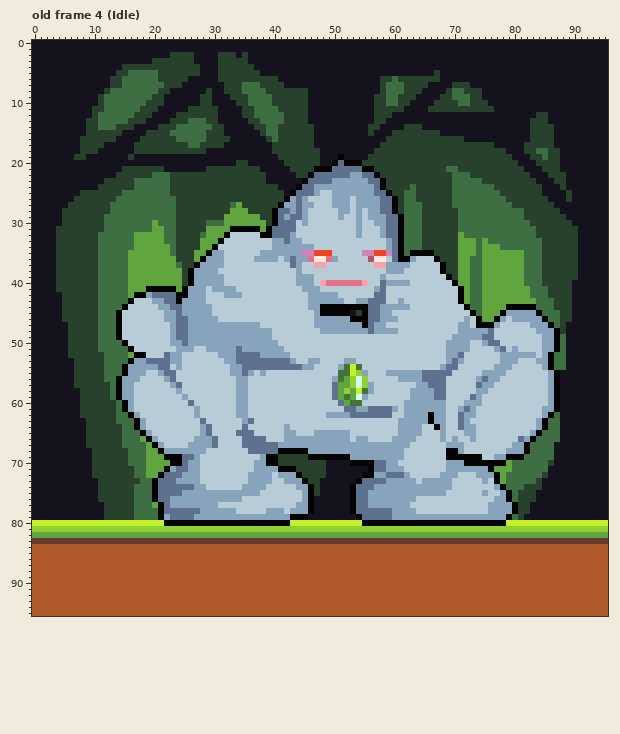
File history of a pixel-art file, ResourceFiles/NewDots/Enemy/BOSS/ROCKMAN_anim.aseprite. Above: the version before the commit.
96x96 pixels, 8 frames. Shown: old frame 4 (Idle). The commit also changed other frames, which this record leaves out.
And afterwards:
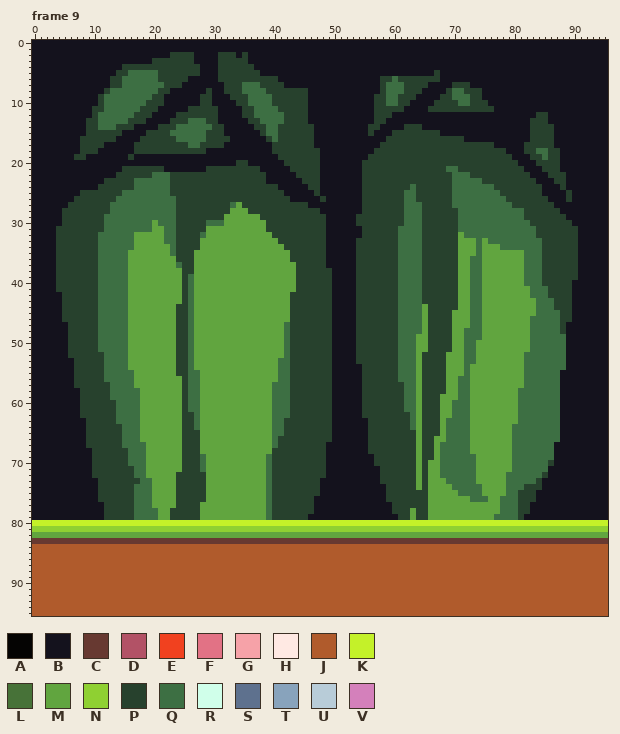
Palette (. is transparent): A #050403  B #14121d  C #673931  D #b25266  E #f1411f  F #e27285  G #f6a2a8  H #ffe9e3  J #b05b2c  K #c4f129  L #477238  M #61a53f  N #8fd032  P #27412d  Q #3d6f43  R #d0ffea  S #5e718e  T #88a3bc  U #b8ccd8  V #d480bb
A new or re-ordered frame is compared with the old frame closest to it.
Changes in this commit:
frames 8 -> 19
Changed rows in their new state; - is an unchanged pixel.
Frame 9 is new; against old frame 4 (Idle):
first column x 14:
19 -------------------------------------B------------------------------------
20 ------------------------------------BBBBB---------------------------------
21 ---------------------------------PBBBBBBBPP-------------------------------
22 --------------------------------PPBBBBBBBPPP------------------------------
23 -------------------------------PPPBBBBBBBPPPP-----------------------------
24 ------------------------------BBPPBBBBBBBPPPP-----------------------------
25 -----------------------------BBBBPBBBBBBBPPPPP----------------------------
26 ----------------------------PBBBBBPBBBBBBPPPPPP---------------------------
27 ---------------------------PPPPPBBBBBBBBBPPPPPP---------------------------
28 --------------------------PPPPPPPPBBBBBBBPPPPPP---------------------------
29 --------------------------PPPPPPPPPBBBBBPPPPPPPP--------------------------
30 --------------------------PPPPPPPPPBBBBBPPPPPPPP--------------------------
31 -------------------MMMMM-PPPPPPPPPPBBBBBBPPPPPPQ--------------------------
32 ------------------MMMMMMMMPPPPPPPPPBBBBBBPPPPPPQ--------------------------
33 -----------------MMMMMMMMMMPPPPPPPPBBBBBPPPPPPPQ--------------------------
34 ----------------MMMMMMMMMMMMPPPPPPPBBBBBPPPPPPPQ--------------------------
35 ---------------MMMMMMMMMMMMMMPPPPPPBBBBBPPPPPPPQ-QQPP---------------------
36 --------------MMMMMMMMMMMMMMMPPPPPPBBBBBPPPPPPPQQQQPPP--------------------
37 -------------MMMMMMMMMMMMMMMMMPPPPPBBBBBPPPPPPPQQQQPPPP-------------------
38 ------------PMMMMMMMMMMMMMMMMMPPPPPPBBBBPPPPPPPQQQQPPPP-------------------
39 ------------QMMMMMMMMMMMMMMMMMPPPPPPBBBBPPPPPPPQQQQPPPPP------------------
40 ------------QMMMMMMMMMMMMMMMMMPPPPPPBBBBPPPPPPPQQQQPPPPPP-----------------
41 -----MMMMM-PQMMMMMMMMMMMMMMMMMPPPPPPBBBBPPPPPPPQQQQPPPPPPM----------------
42 ---MMMMMMMMPQMMMMMMMMMMMMMMMMPPPPPPPBBBBPPPPPPPQQQQPPPPPPM----------------
43 --MMMMMMMMMPQMMMMMMMMMMMMMMMMPPPPPPPBBBBPPPPPPPQQQQPPPPPPM----------------
44 -QMMMMMMMMPPQMMMMMMMMMMMMMMMMPPPPPPPBBBBPPPPPPPQQQQMPPPPPMM------MMMMM----
45 QQMMMMMMMMPPQMMMMMMMMMMMMMMMMPPPPPPPBBB--PPPPPPQQQQMPPPPMMMQ----MMMMMMQ---
46 QQMMMMMMMMPPQMMMMMMMMMMMMMMMMPPPPPPPBBBBPPPPPPPQQQQMPPPPMMMQQ--MMMMMMQQQ--
47 QQMMMMMMMMPPQMMMMMMMMMMMMMMMQPPPPPPPBBBBPPPPPPPQQQQMPPPPMMMQQMMMMMMMMQQQQ-
48 QQMMMMMMMMPPQMMMMMMMMMMMMMMMQPPPPPPPBBBBPPPPPPPQQQQMPPPPMMQQQMMMMMMMMQQQQQ
49 QQMMMMMMMMPPQMMMMMMMMMMMMMMMQPPPPPPPBBBBPPPPPPPQQQMMPPPPMMQQQMMMMMMMMQQQQQ
50 -QMMMMMMMMPPQMMMMMMMMMMMMMMMQPPPPPPPBBBBPPPPPPPQQQMMPPPPMMQQMMMMMMMMMQQQQQ
51 --MMMMMMMMPPQMMMMMMMMMMMMMMMQPPPPPPPBBBBPPPPPPPQQQMMPPPPMMQQMMMMMMMMMQQQQQ
52 ---MMMMMMMPPQMMMMMMMMMMMMMMMQPPPPPPPBBBBPPPPPPPQQQMPPPPMMMQQMMMMMMMMQQQQQ-
53 --MMMMMMMMPPQMMMMMMMMMMMMMMQQPPPPPPPBBBBPPPPPPPQQQMPPPPMMMQQMMMMMMMMQQQQQ-
54 -QMMMMMMMMPPQMMMMMMMMMMMMMMQQPPPPPPPBBBBBPPPPPPQQQMPPPPMMMQMMMMMMMMMQQQQQ-
55 -QQMMMMMMMPPQQMMMMMMMMMMMMMQQPPPPPPPBBBBBPPPPPPQQQMPPPPMMMQMMMMMMMMMQQQQQQ
56 QQQMMMMMMMMPQQMMMMMMMMMMMMMQQPPPPPPPBBBBBPPPPPPQQQMPPPPMMQQMMMMMMMMMQQQQQQ
57 QQQMMMMMMMMPQQMMMMMMMMMMMMQQQPPPPPPPBBBBBPPPPPPPQQMPPPPMMQQMMMMMMMMMQQQQQQ
58 QQQQMMMMMMMPQQMMMMMMMMMMMMQQQPPPPPPPBBBBBPPPPPPPQQMPPPPMMQQMMMMMMMMQQQQQQQ
59 QQQQMMMMMMMPQQMMMMMMMMMMMMQQQPPPPPPPBBBBBPPPPPPPQQMPPPMMMQQMMMMMMMMQQQQQQQ
60 -QQQMMMMMMMPQQMMMMMMMMMMMMQQQPPPPPPPBBBBBPPPPPPPQQMPPPMMQQQMMMMMMMMQQQQQQQ
61 -QQQMMMMMMMPQQMMMMMMMMMMMMQQQPPPPPPPBBBBBPPPPPPPQQMPPPMMQQQMMMMMMMMQQQQQQQ
62 --QQMMMMMMMPPQMMMMMMMMMMMMQQQPPPPPPPBBBBBPPPPPPPPQMPPPMMQQQMMMMMMMMQQQQQQ-
63 ---QMMMMMMMPPQMMMMMMMMMMMMQQPPPPPPPPBBBBBBPPPPPPPQMPPPMQQQQMMMMMMMMQQQQQ--
64 ---QMMMMMMMPPQMMMMMMMMMMMMQQPPPPPPPPBBBBBBPPPPPPPQMPPPMQQQQMMMMMMMQQQQQQ--
65 ----MMMMMMMPPPMMMMMMMMMMMMQQPPPPPPPPBBBBBBPPPPPPPPMPPPMQQQQMMMMMMMQQQQQ---
66 -----MMMMMMPPPMMMMMMMMMMMMQPPPPPPPPPBBBBBBPPPPPPPPMPPMMQQQQMMMMMMMQQQQ----
67 ------MMMMMPPPMMMMMMMMMMMMQPPPPPPPPBBBBBBBPPPPPPPPMPPMQQQQQMMMMMMMQQQ-----
68 -------MMMMPPPMMMMMMMMMMMMPPPPPPPPPBBBBBBBPPPPPPPPMPPMQQQQQMMMMMMMQQQ-----
69 --------MMMPPPQMMMMMMMMMMQP-----PPPBBBBBBBBPPPPPPPMPPMQQQQQQMMMMMMQQ------
70 ---------MMPPPQMMMMMMMMMMQP------------BBBBPPPPPPPMPMMQQQQQQMMMMM---------
71 --------MMMPPPQMMMMMMMMMMQPPPP------------BBPPPPPPMPMMQQQQQQMMM-----------
72 -------MMMPPPPPMMMMMMMMMMQPPPPP----------BBBPPPPPPMPMMQQQQQQMMMM----------
73 ------MMMMPPPPPMMMMMMMMMMQPPPPPP--------BBBBPPPPPPMPMMMQQQQQMMMM----------
74 ------MMMMPPPPPMMMMMMMMMMQPPPPPPP------BBBBBBPPPPPMPMMMMQQQQQMMMM---------
75 ------MMMMPPPPPMMMMMMMMMMQPPPPPPP------BBBBBBPPPPPPPMMMMMQQQQMMMMQ--------
76 ------MMMMPPPPPMMMMMMMMMMQPPPPPPP------BBBBBBPPPPPPPMMMMMMMQQQMMQQ--------
77 -------MMMPPPPMMMMMMMMMMMQPPPPPPP------BBBBBBBPPPPPPMMMMMMMMMMMMQQQ-------
78 -------MMPPPPPMMMMMMMMMMMQPPPPPPP------BBBBBBBPPPMPPMMMMMMMMMMMMQQQ-------
79 -------MMPPPPPMMMMMMMMMMMQPPPPPP--------BBBBBBBPPMPPMMMMMMMMMMMQQQ--------
80 --------KKKKKKKKKKKKKKKKKKKKK------------KKKKKKKKKKKKKKKKKKKKKKKK---------
Where, in picture pixels (left, top, right, bottom), the same in both pictures:
changed: (116, 154, 560, 526)
